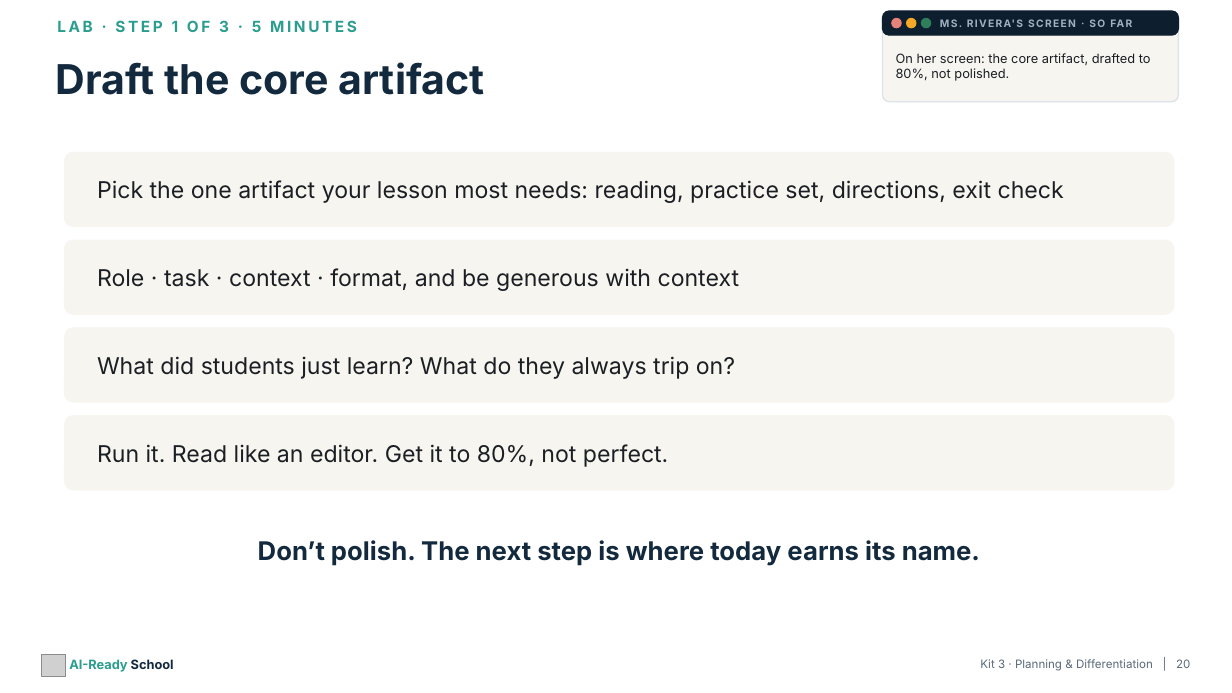
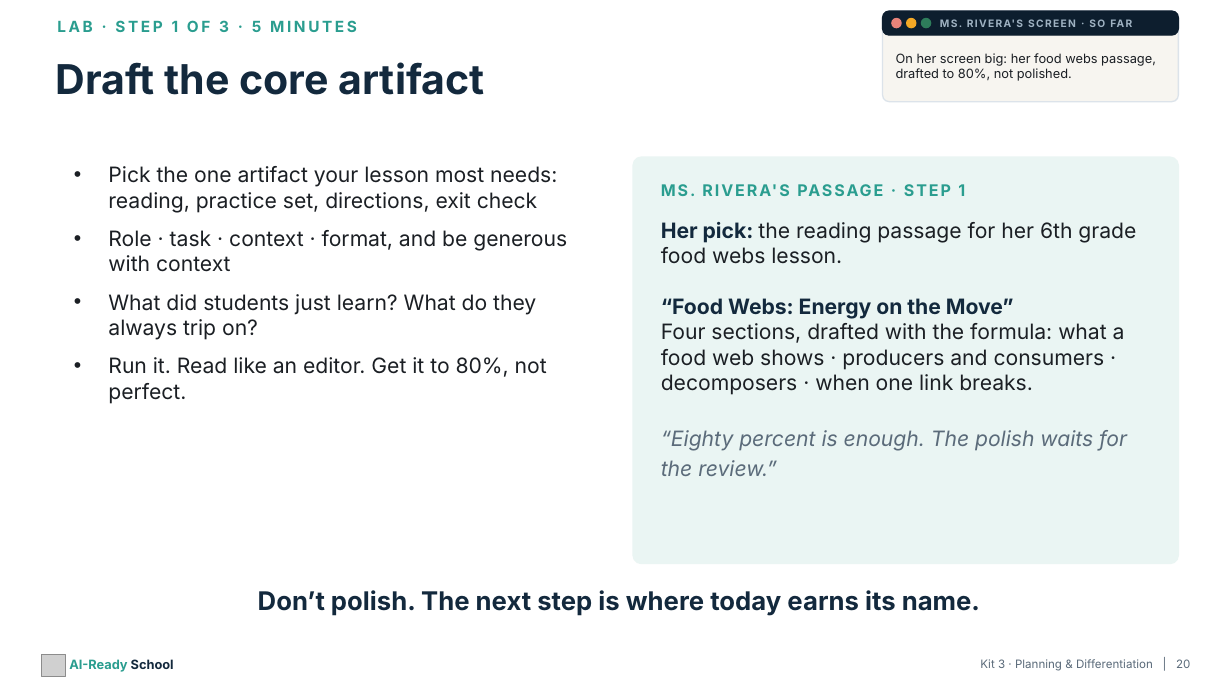
Before and after one commit to aspinozzi1/Ai-School-Ready, a slide deck: slide 20 of kits/kit03/Kit03_PresentationDeck.pptx. Drawn at 1232x693 pixels with LibreOffice and Linux fonts; fonts in the diff are those of the drawing; grey boxes stand for pictures. Boxes give left, top, right and bottom in pixels: in the first picture for what was removed or moved away, otherwise in the second. Text is boxed around its words. In the diff, an @@ line names an element or a change of style, - is before the commit and + after.

```diff
--- a/kits/kit03/Kit03_PresentationDeck.pptx
+++ b/kits/kit03/Kit03_PresentationDeck.pptx
@@ text at <box>896,53,1156,81</box>: text changed @@
-On her screen: the core artifact, drafted to 80%, not polished.
+On her screen big: her food webs passage, drafted to 80%, not polished.
@@ rounded rectangle removed at <box>65,152,1174,226</box> @@
@@ text added at <box>108,166,567,404</box>, 16.5 pt, text #1B1F24 @@
+• Pick the one artifact your lesson most needs: reading, practice set, directions, exit check
+• Role · task · context · format, and be generous with context
+• What did students just learn? What do they always trip on?
+• Run it. Read like an editor. Get it to 80%, not perfect.
@@ rounded rectangle added at <box>633,157,1178,564</box>, fill #EAF5F3, outline #EAF5F3 1 pt @@
@@ text removed at <box>97,180,1064,203</box> @@
-Pick the one artifact your lesson most needs: reading, practice set, directions, exit check
@@ text added at <box>678,184,965,196</box>, 12.5 pt, text #2A9D8F, bold @@
+MS. RIVERA'S PASSAGE · STEP 1
@@ text at <box>661,222,1136,476</box>: text changed; size 18 to 16.5 pt @@
-Role · task · context · format, and be generous with context
+Her pick: the reading passage for her 6th grade food webs lesson.
+“Food Webs: Energy on the Move”
+Four sections, drafted with the formula: what a food web shows · producers and consumers · decomposers · when one link breaks.
+“Eighty percent is enough. The polish waits for the review.”
@@ text "Her pick: the reading passage ..." at <box>661,222,1136,476</box>: vertical alignment middle to top @@
@@ rounded rectangle removed at <box>65,240,1174,314</box> @@
@@ rounded rectangle removed at <box>65,328,1174,402</box> @@
@@ text removed at <box>97,356,735,379</box> @@
-What did students just learn? What do they always trip on?
@@ rounded rectangle removed at <box>65,416,1174,490</box> @@
@@ text removed at <box>97,444,668,467</box> @@
-Run it. Read like an editor. Get it to 80%, not perfect.
@@ text "Don’t polish. The next step ...": place and size @@
-text "Don’t polish. The next step ..." at <box>258,540,980,565</box>
+text "Don’t polish. The next step ..." at <box>258,590,980,616</box>
```
Also in this commit, not shown: 5 other slides changed, 4 other files.
